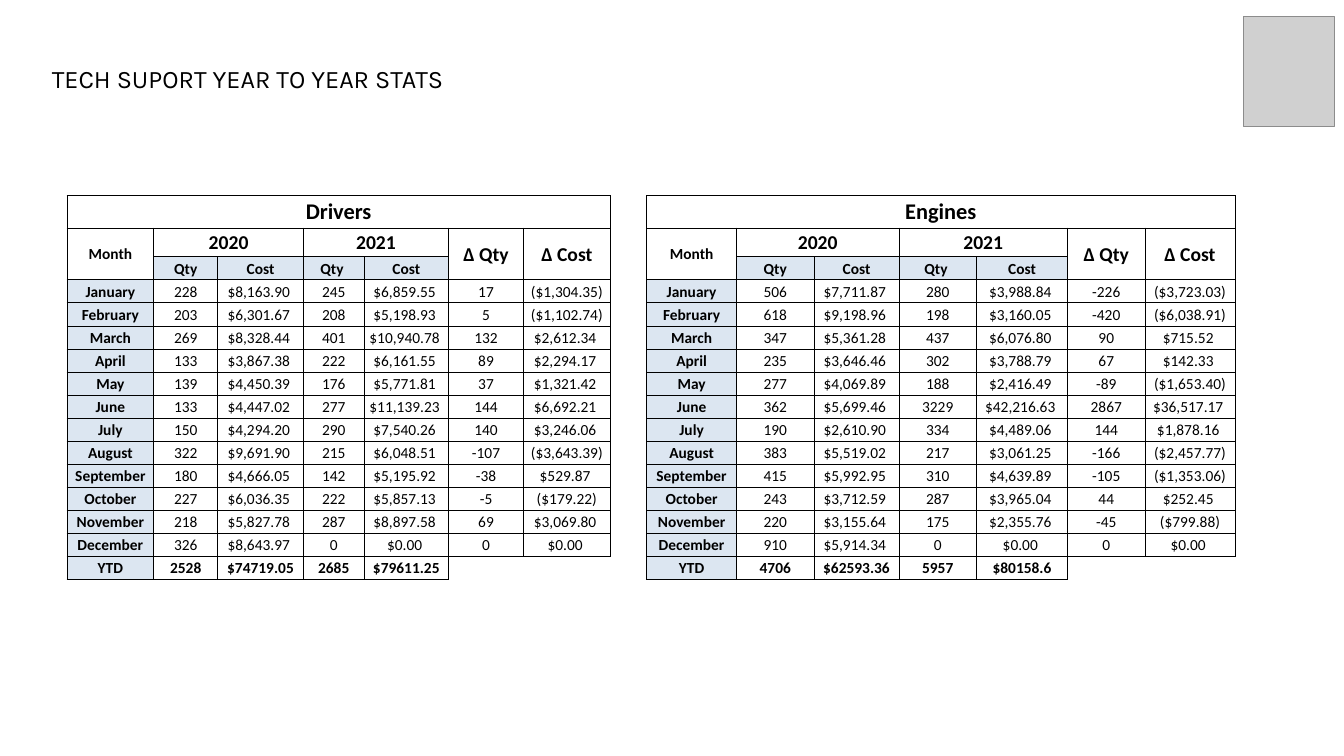
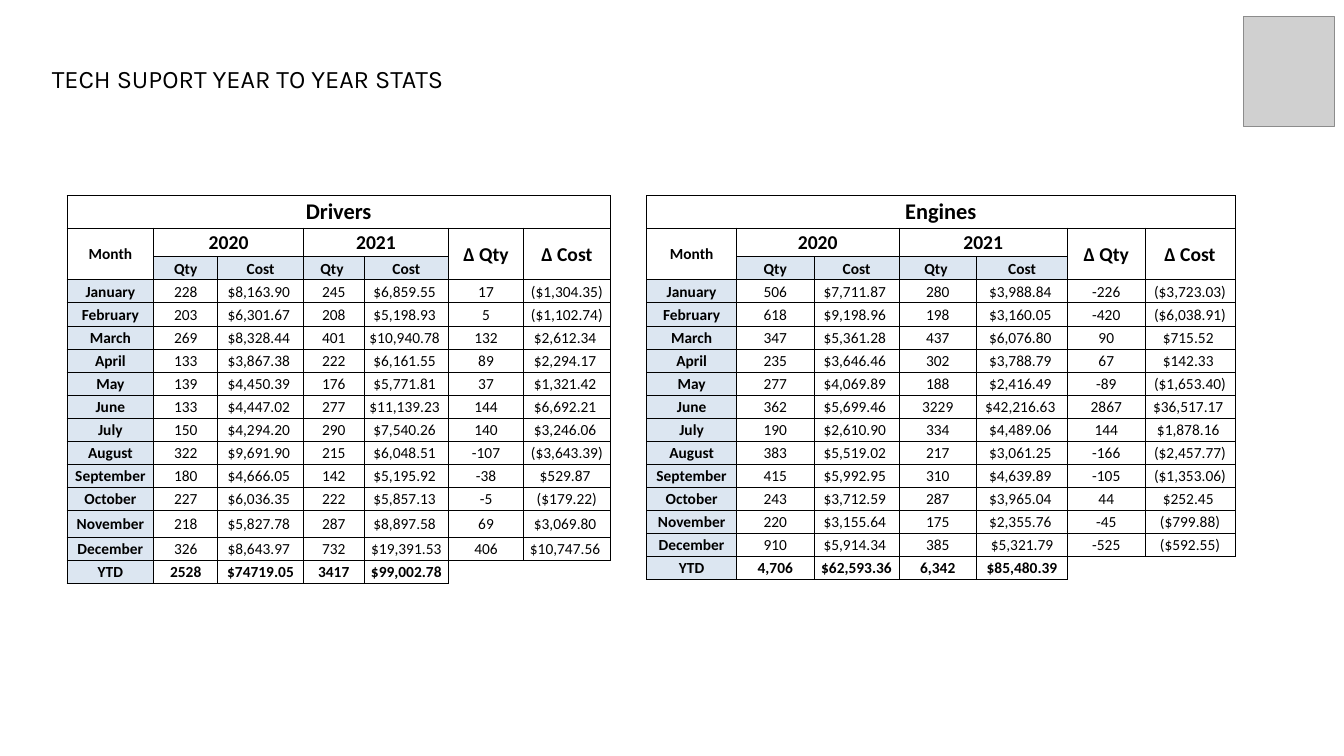
Before and after one commit to Vinladar/USAI, a slide deck: slide 5 of Code/Output/November_2021/TECH SUPPORT METRICS November.pptx. Drawn at 1344x756 pixels with LibreOffice and Linux fonts; fonts in the diff are those of the drawing; grey boxes stand for pictures; background and template pictures are left out. Boxes give left, top, right and bottom in pixels: in the first picture for what was removed or moved away, otherwise in the second. Text is boxed around its words. In the diff, an @@ line names an element or a change of style, - is before the commit and + after.

Commit message:
december report update

```diff
--- a/Code/Output/November_2021/TECH SUPPORT METRICS November.pptx
+++ b/Code/Output/November_2021/TECH SUPPORT METRICS November.pptx
@@ table at (67, 196, 609, 584) @@
-row 15: December | 326 | $8,643.97 | 0 | $0.00 | 0 | $0.00
+row 15: December | 326 | $8,643.97 | 732 | $19,391.53 | 406 | $10,747.56
-row 16, column 4: 2685
+row 16, column 4: 3417
-row 16, column 5: $79611.25
+row 16, column 5: $99,002.78
@@ table at (646, 196, 1234, 580) @@
-row 15: December | 910 | $5,914.34 | 0 | $0.00 | 0 | $0.00
+row 15: December | 910 | $5,914.34 | 385 | $5,321.79 | -525 | ($592.55)
-row 16: YTD | 4706 | $62593.36 | 5957 | $80158.6 |  | 
+row 16: YTD | 4,706 | $62,593.36 | 6,342 | $85,480.39 |  | 
```
Also in this commit, not shown: 4 other slides changed, 11 other files.
